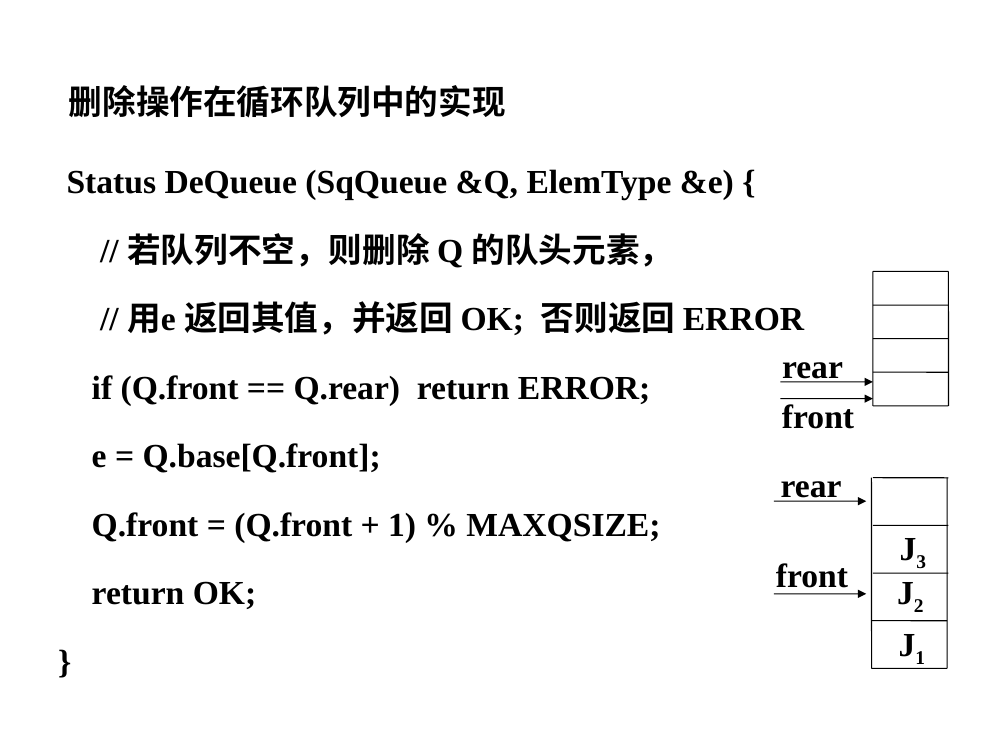
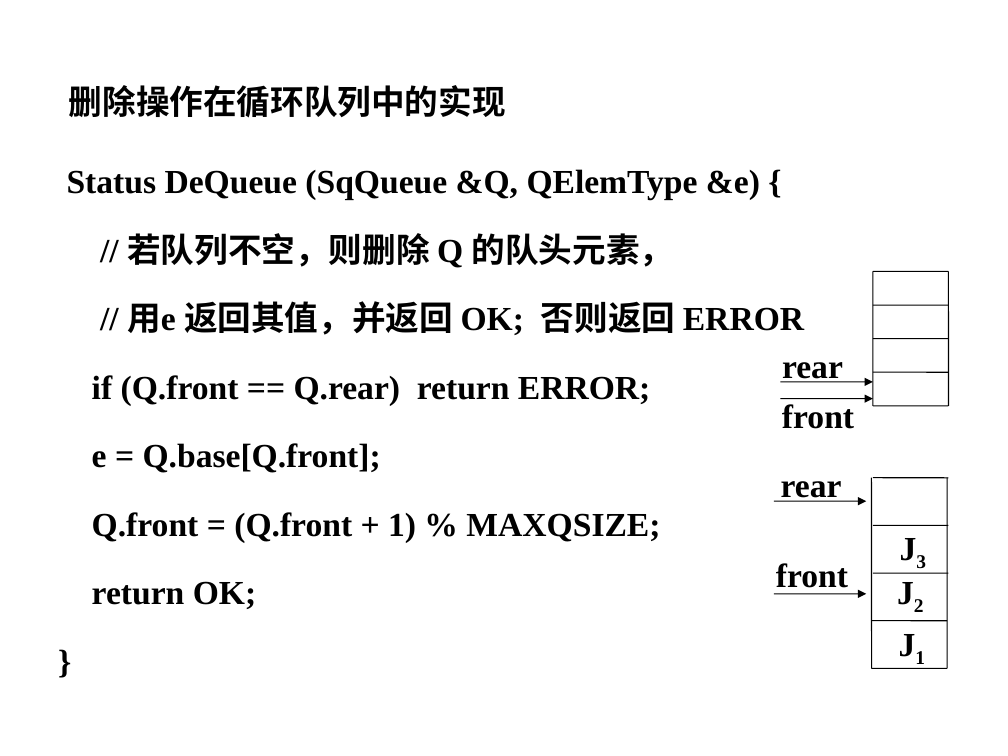
Before and after one commit to Gempittance/Data_Structur_Build, a slide deck: slide 49 of 数据结构PPT/ds3.pptx. Drawn at 1008x756 pixels with LibreOffice and Linux fonts; fonts in the diff are those of the drawing; background and template pictures are left out. Boxes give left, top, right and bottom in pixels: in the first picture for what was removed or moved away, otherwise in the second. Text is boxed around its words. In the diff, an @@ line names an element or a change of style, - is before the commit and + after.

```diff
--- a/数据结构PPT/ds3.pptx
+++ b/数据结构PPT/ds3.pptx
@@ text at [67, 169, 760, 200]: text changed @@
-Status DeQueue (SqQueue &Q, ElemType &e) {
+Status DeQueue (SqQueue &Q, QElemType &e) {
```
Also in this commit, not shown: 5 other slides changed.
